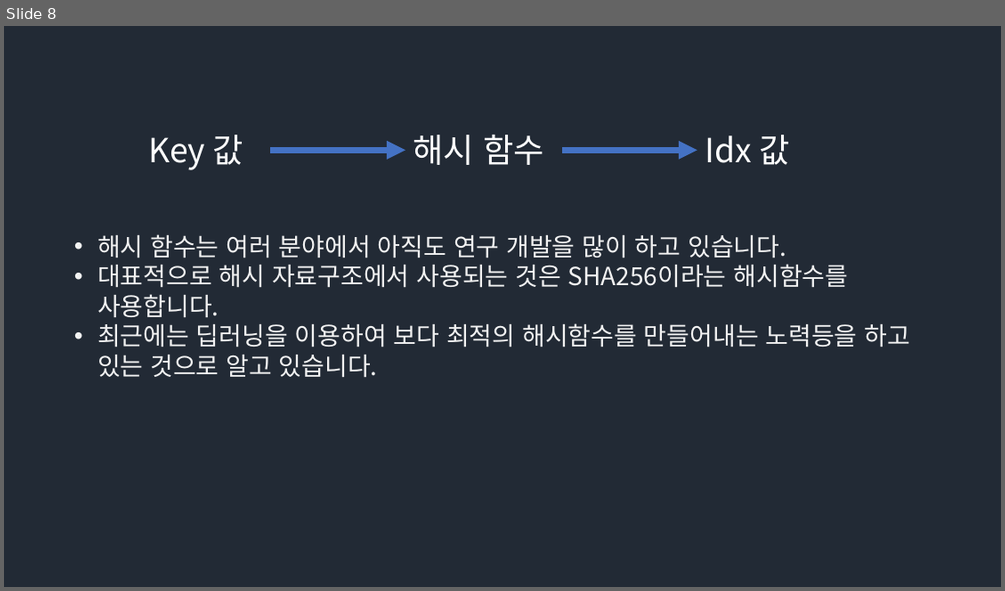
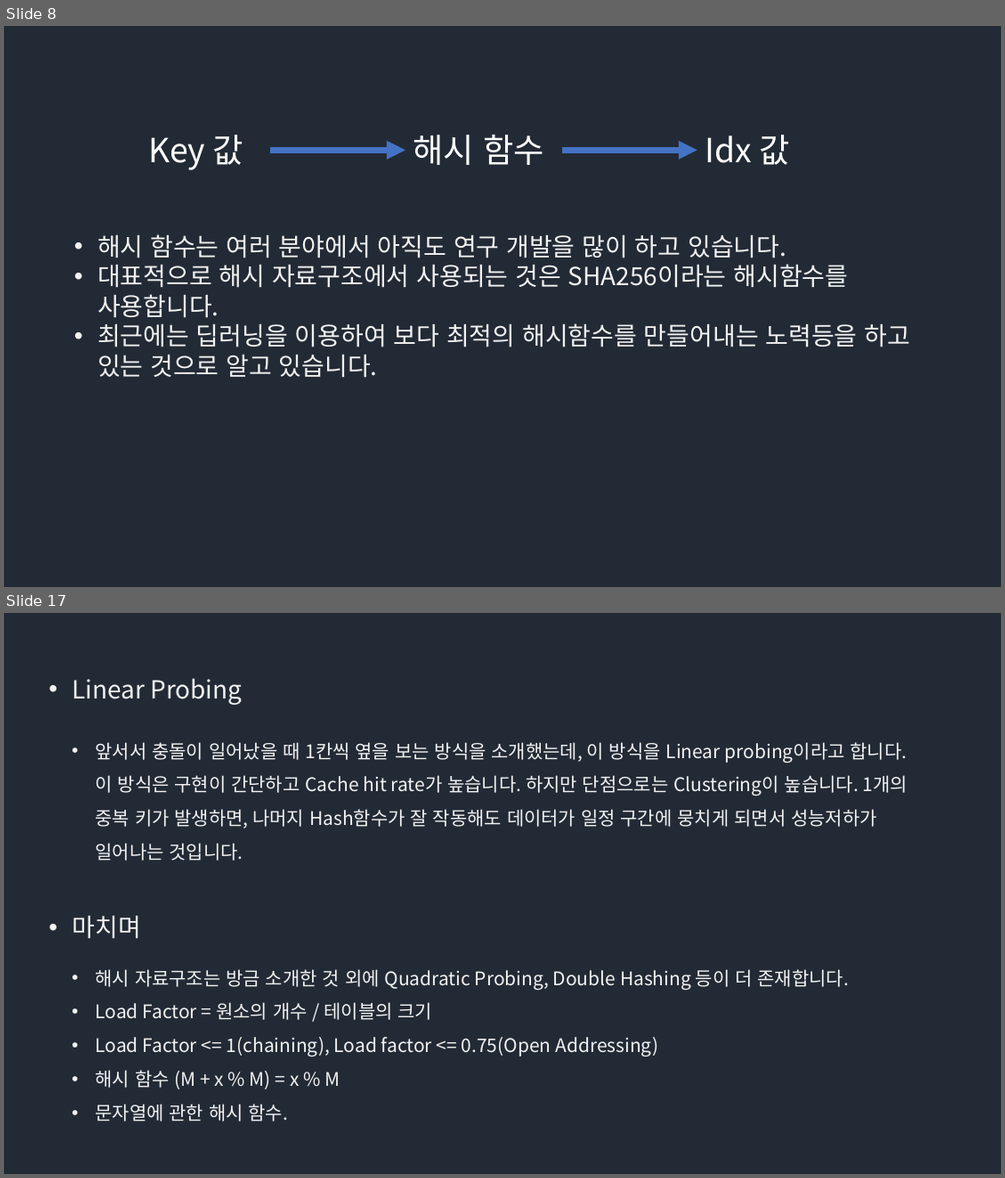
Before and after one commit to Groot-Space/Groot-space.github.io, a slide deck: assets/images/해시/해시.pptx. Shown one above the other, each under a label of ours: slide 8 before the commit, slides 8 and 17 after it; the slides between them are not shown. The pictures are 1005x591 and 1005x1178 pixels, drawn with LibreOffice and Linux fonts; fonts in the diff are those of the drawing. Boxes give left, top, right and bottom in pixels: in the first picture for what was removed or moved away, otherwise in the second. Text is boxed around its words. In the diff, an @@ line names an element or a change of style, - is before the commit and + after.

```diff
--- a/assets/images/해시/해시.pptx
+++ b/assets/images/해시/해시.pptx
@@ slide 17 added at box(4, 613, 1001, 1174), background #222A35 @@
@@ text added at box(73, 678, 242, 705), 24 pt, text #F2F2F2 @@
+• Linear Probing
@@ text added at box(95, 742, 907, 860), 18 pt, text #F2F2F2 @@
+  • 앞서서 충돌이 일어났을 때 1칸씩 옆을 보는 방식을 소개했는데, 이 방식을 Linear probing이라고 합니다. 이 방식은 구현이 간단하고 Cache hit rate가 높습니다. 하지만 단점으로는 Clustering이 높습니다. 1개의 중복 키가 발생하면, 나머지 Hash함수가 잘 작동해도 데이터가 일정 구간에 뭉치게 되면서 성능저하가 일어나는 것입니다.
@@ text added at box(73, 916, 141, 939), 24 pt, text #F2F2F2 @@
+• 마치며
@@ text added at box(95, 969, 849, 1121), 18 pt, text #F2F2F2 @@
+  • 해시 자료구조는 방금 소개한 것 외에 Quadratic Probing, Double Hashing 등이 더 존재합니다.
+  • Load Factor = 원소의 개수 / 테이블의 크기
+  • Load Factor <= 1(chaining), Load factor <= 0.75(Open Addressing)
+  • 해시 함수 (M + x % M) = x % M
+  • 문자열에 관한 해시 함수.
```
Also in this commit, not shown: 2 slides changed, 9 other slides added, 2 slides removed.
